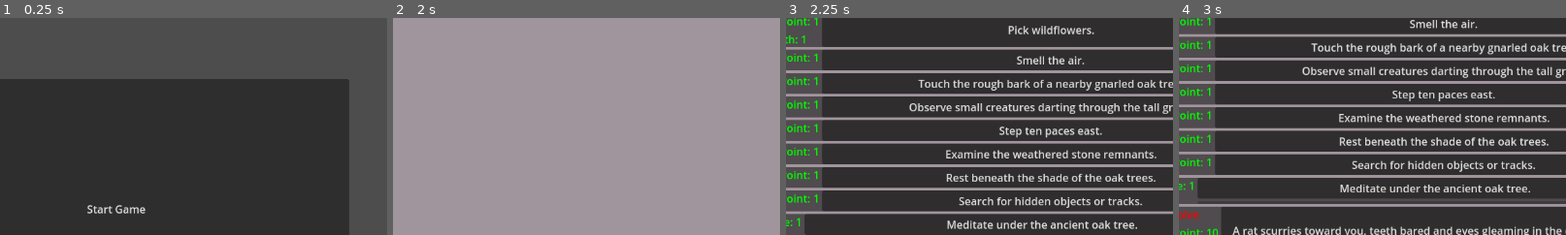
Above: before the commit, frames 1-4 (left to right).
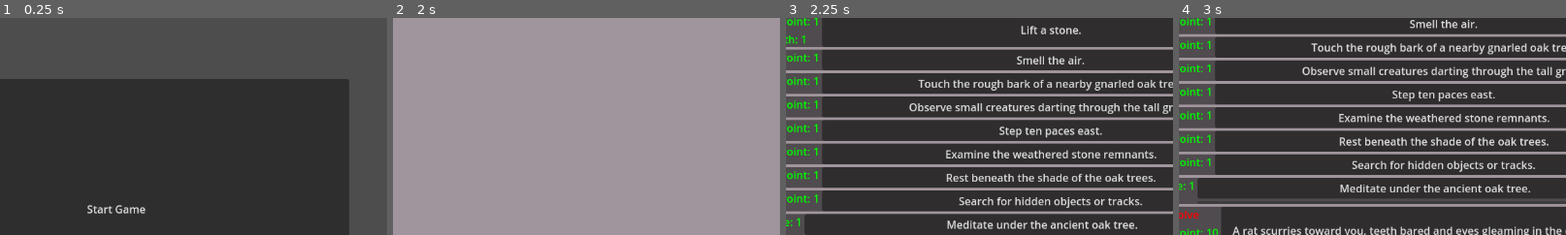
Above: after the commit, the same moments.

Repository: snipercup/Incremental-Chronicles
Game: Godot game, scene res://Scenes/main_menu.tscn
Same seed, same stepped clock (60 frames per second), same inputs: the game is played once before the commit and once after it.
Inputs (mouse positions are % of the whole screen's width and height, from its top left):
- Up to frame 1 (0.25 s): no input
- Up to frame 2 (2 s): click "Start Game" at 0.5 s; click "Reincarnate" at 1.25 s
- Up to frame 3 (2.25 s): click "Tunnel" at 2 s
- Up to frame 4 (3 s): click (69, 9) at 2.75 s, where only the run before the commit has a clickable "Pick wildflowers."
The pictures show only the part of the screen within x 35-85%, y 6-56%; the shares and areas given below are measured in that part.

Frames 1-2 are identical in both runs. In frame 3, 0.6% of the frame differs, in the area x 57-80%, y 3-8%; in frame 4, nothing differs.

Commit message:
Clean up old code

Diff:
--- a/Area_data/tunnel_area.json
+++ b/Area_data/tunnel_area.json
@@ -8,7 +8,7 @@
 		"Story Point": 1.0,
 		"Strength": 1.0
 	  },
-	  "story_text": "Pick wildflowers."
+	  "story_text": "Lift a stone."
 	},
 	{
 	  "action_type": "free",
--- a/Scripts/storyaction/data/story_action.gd
+++ b/Scripts/storyaction/data/story_action.gd
@@ -46,12 +46,13 @@
 var area: StoryArea
 
 # Initialize from a dictionary
-func _init(data: Dictionary = {}) -> void:
+func _init(data: Dictionary = {}, myarea: StoryArea = null) -> void:
 	set_story_text(data.get("story_text", ""))
 	set_requirements(data.get("requirements", {}))
 	set_rewards(data.get("rewards", {}))
 	set_hidden_rewards(data.get("hidden_rewards", {}))
 	set_appear_requirements(data.get("appear_requirements", {}))
+	area = myarea
 
 	# If there are appear requirements, set state to hidden
 	if not appear_requirements.is_empty():
--- a/Scripts/storyaction/data/story_action_combat.gd
+++ b/Scripts/storyaction/data/story_action_combat.gd
@@ -27,8 +27,8 @@
 # Signal to emit when the enemy is defeated
 signal enemy_defeated
 
-func _init(data: Dictionary) -> void:
-	super(data)  # Call parent class _init function
+func _init(data: Dictionary, myarea: StoryArea = null) -> void:
+	super(data, myarea)  # Call parent class _init function
 	# Read and store the enemy data if available
 	enemy = data.get("enemy", {})
 
--- a/Scripts/storyaction/data/story_action_loop.gd
+++ b/Scripts/storyaction/data/story_action_loop.gd
@@ -4,8 +4,8 @@
 var ui_scene: PackedScene = preload("res://Scenes/action/story_action_loop_ui.tscn")
 var cooldown: float = 1.0
 
-func _init(data: Dictionary) -> void:
-	super(data)  # Call parent class _init function
+func _init(data: Dictionary, myarea: StoryArea = null) -> void:
+	super(data, myarea)  # Call parent class _init function
 	cooldown = data.get("cooldown", 1.0)
 
 func perform_action() -> void:
--- a/Scripts/storyaction/data/story_action_timed.gd
+++ b/Scripts/storyaction/data/story_action_timed.gd
@@ -4,8 +4,8 @@
 var time_limit: float = 5.0
 var timer: Timer = null
 
-func _init(data: Dictionary = {}) -> void:
-	super(data)
+func _init(data: Dictionary = {}, myarea: StoryArea = null) -> void:
+	super(data, myarea)
 	time_limit = data.get("time_limit", 5.0)
 	timer = Timer.new()
 	timer.wait_time = time_limit
--- a/Scripts/storyarea/story_area.gd
+++ b/Scripts/storyarea/story_area.gd
@@ -11,10 +11,6 @@
 var story_point_requirement: int = 100 : set = set_story_point_requirement, get = get_story_point_requirement
 var name: String = "" : set = set_name, get = get_name
 var description: String = "" : set = set_description, get = get_description
-var system_prompt: String = "you are a story writing assistant" : set = set_system_prompt, get = get_system_prompt
-var say: String = "generate an area in the area" : set = set_say, get = get_say
-# Constant for the maximum number of story actions
-const MAX_STORY_ACTIONS: int = 10
 # Signal to emit when a new action is added
 signal action_added(myarea: StoryArea)
 signal unlocked(myarea: StoryArea)
@@ -28,13 +24,12 @@
 
 	# Initialize story actions if present
 	if data.has("story_actions"):
-		var actions_data = data["story_actions"]
-		for action_data in actions_data:
-			var new_action = create_action(action_data)
+		var actions_data: Array = data["story_actions"]
+		for action_data: Dictionary in actions_data:
+			var new_action: StoryAction = create_action(action_data)
 			new_action.area = self
 			story_actions.append(new_action)
 	SignalBroker.action_removed.connect(remove_story_action)
-
 
 # Setters and Getters
 func set_story_actions(value: Array[StoryAction]) -> void:
@@ -76,28 +71,6 @@
 func get_description() -> String:
 	return description
 
-func set_system_prompt(value: String) -> void:
-	system_prompt = value
-
-func get_system_prompt() -> String:
-	# Get the area description from the associated area
-	var area_description: String = get_description()
-	#print_debug("returning area description: " + area_description)
-	# Replace the placeholder with the actual area description
-	return "You are a story writing assistant. Your job is to create short messages (up to 20 words). " +\
-		   "Each message should describe a creative and engaging action or dialogue that reflects the atmosphere " +\
-		   "and activity of the following setting: %s. " % area_description +\
-		   "The action or dialogue should feel natural, varied, and influenced by the location, its landmarks, and its inhabitants."
-#
-	#print_debug("returning system prompt for area" + name + ": " + system_prompt)
-	#return system_prompt
-
-func set_say(value: String) -> void:
-	say = value
-
-func get_say() -> String:
-	return say
-
 # Function to return all properties as a dictionary
 func get_properties() -> Dictionary:
 	return {
@@ -105,41 +78,8 @@
 		"story_actions": story_actions.map(func(action): return action.get_properties()),
 		"tier": tier,
 		"state": state,
-		"story_point_requirement": story_point_requirement,
-		"system_prompt": system_prompt,
-		"say": say
+		"story_point_requirement": story_point_requirement
 	}
-
-# Function to parse a JSON string and add a StoryAction
-func add_story_action_from_json(json_string: String) -> void:
-	#print_debug("adding a story action from json")
-
-	# Ensure we don't exceed the maximum number of actions
-	if story_actions.size() >= MAX_STORY_ACTIONS:
-		print_debug("Cannot add story action — maximum limit reached (%d)" % MAX_STORY_ACTIONS)
-		return
-
-	# Attempt to parse the JSON string
-	var data: Dictionary = JSON.parse_string(json_string) if json_string else {}
-	if data.is_empty():
-		print("Failed to parse story action from JSON:", json_string)
-		return
-
-	var action_description: String = data.get("message", "No description provided")
-
-	# Create a new StoryAction and set properties
-	var new_action: StoryAction = StoryAction.new()
-	new_action.set_story_text(action_description)
-	new_action.set_stars(1)  # Default to 1 star or customize based on data
-	new_action.set_story_points(10)  # Default to 1 story point or customize based on data
-	new_action.area = self
-
-	# Add the new action to the list
-	story_actions.append(new_action)
-
-	# Emit the signal after adding the action
-	#print_debug("emitting action_added")
-	action_added.emit(self)
 
 # Function to remove a StoryAction from the list
 func remove_story_action(action: StoryAction) -> void:
@@ -148,10 +88,6 @@
 		print_debug("Removed story action:", action.get_story_text())
 	else:
 		print_debug("Action not found in list:", action.get_story_text())
-
-# Function to check if the story actions list is at capacity
-func is_at_capacity() -> bool:
-	return story_actions.size() >= MAX_STORY_ACTIONS
 
 # Function to unlock the area if enough story points are provided
 func unlock_with_story_points(points: int) -> int:
@@ -188,27 +124,27 @@
 
 	match action_type:
 		"free":
-			return FreeAction.new(data)
+			return FreeAction.new(data, self)
 		"repeat":
-			return RepeatAction.new(data)
+			return RepeatAction.new(data, self)
 		"chain":
-			return ChainAction.new(data)
+			return ChainAction.new(data, self)
 		"combat":
-			return CombatAction.new(data)
+			return CombatAction.new(data, self)
 		"exploration":
-			return ExplorationAction.new(data)
+			return ExplorationAction.new(data, self)
 		"loop":
-			return LoopAction.new(data)
+			return LoopAction.new(data, self)
 		"salvage":
-			return SalvageAction.new(data)
+			return SalvageAction.new(data, self)
 		"find":
-			return FindAction.new(data)
+			return FindAction.new(data, self)
 		"timed":
-			return TimedAction.new(data)
+			return TimedAction.new(data, self)
 		"multi_step":
-			return MultiStepAction.new(data)
+			return MultiStepAction.new(data, self)
 		"puzzle":
-			return PuzzleAction.new(data)
+			return PuzzleAction.new(data, self)
 		_:
 			print_debug("Unknown action type: %s" % action_type)
-			return FreeAction.new(data)
+			return FreeAction.new(data, self)
